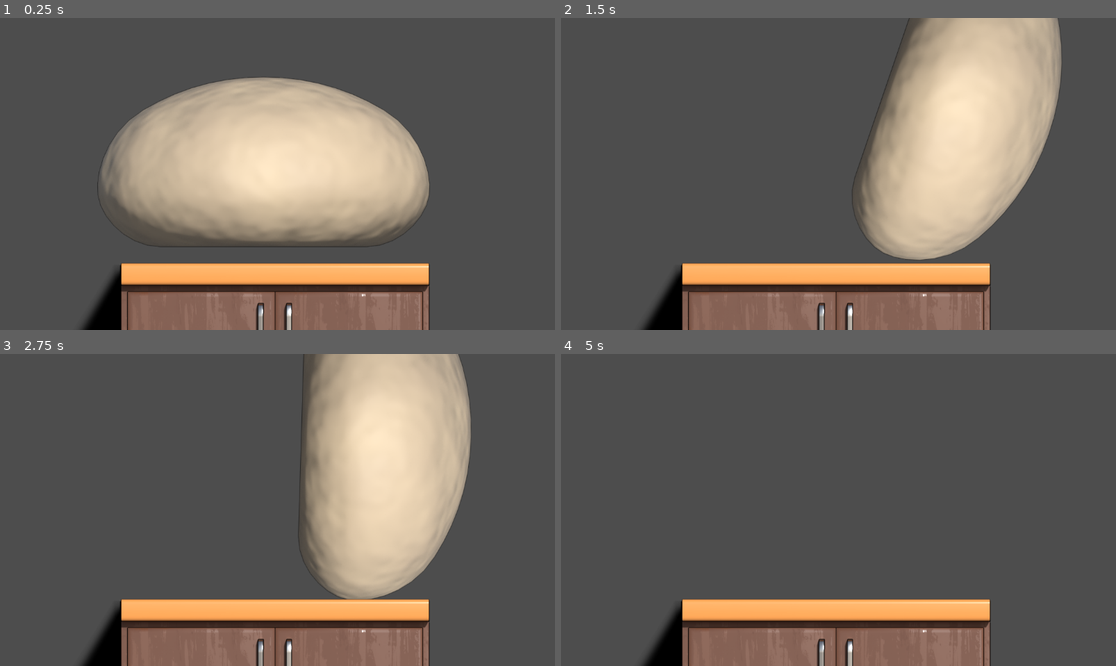
Above: before the commit, frames 1-4 (two rows, left to right).
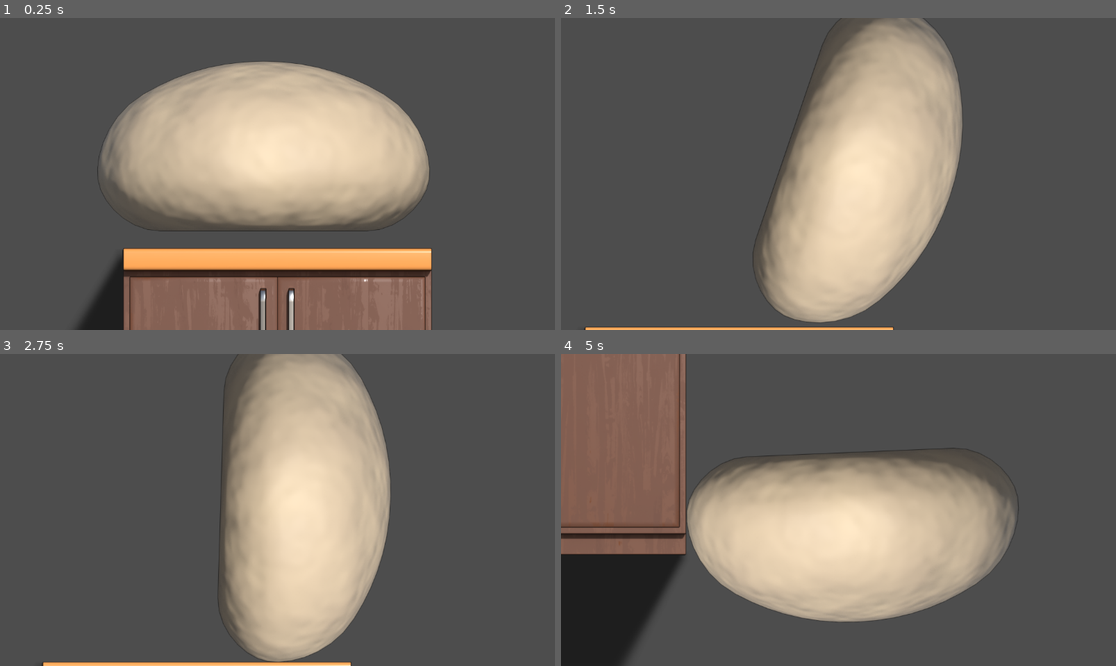
Above: after the commit, the same moments.

Repository: MichaelDLJones/Bread-Game
Game: Godot game, scene res://Scenes/game.tscn
The game is run twice, just before and just after one commit, with the same random seed, the same clock (stepped at 60 frames per second) and the same inputs.
Inputs (mouse positions are in pixels of both pictures, inside the frame that each line leads up to):
- Up to frame 1 (0.25 s): no input
- Up to frame 2 (1.5 s): tap Enter (ui_accept) at 0.5, 0.77 s; move the mouse to (960, 158) at 0.52 s; hold Right (ui_right) from 0.53 s (still down); click (960, 158) at 0.67 s; move the mouse to (727, 189) at 1.27 s
- Up to frame 3 (2.75 s): tap Enter (ui_accept) at 1.52 s; move the mouse to (333, 441) at 2.02 s; release Right (ui_right) at 2.03 s; hold Left (ui_left) from 2.03 s (still down)
- Up to frame 4 (5 s): move the mouse to (810, 572) at 2.77 s; release Left (ui_left) at 2.78 s; hold Right (ui_right) 2.78-4.28 s; click (810, 572) at 2.92 s; tap Enter (ui_accept) at 3.02, 3.77, 4.52 s; move the mouse to (1005, 556) at 3.52 s; move the mouse to (672, 463) at 4.27 s; hold Left (ui_left) from 4.28 s (still down)

The runs differ from the first frame. In frame 1, 21% of the frame differs, in the area x 15-78%, y 14-100%; in frame 2, 42%; in frame 3, 41%; in frame 4, 56%, in the area x 0-83%, y 0-100%.

Commit message:
Shadow Setup in game scene & Ceiling Cabinet

Diff:
--- /dev/null
+++ b/new-game-project/Prefabs/Cabinet_Ceiling.tscn
@@ -0,0 +1,30 @@
+[gd_scene load_steps=5 format=3 uid="uid://ckbg568ovr2ib"]
+
+[ext_resource type="Script" path="res://Scripts/shadow_script.gd" id="1_ubeh2"]
+[ext_resource type="Texture2D" uid="uid://bhlcafn4s8acx" path="res://Assets/Textures/T_Cabinet_Ceiling_Shadowmask.png" id="2_02jnx"]
+[ext_resource type="Texture2D" uid="uid://1xodg3ddlugy" path="res://Assets/Textures/T_Cabinet_Ceiling.png" id="3_0jc1y"]
+
+[sub_resource type="RectangleShape2D" id="RectangleShape2D_klg2n"]
+size = Vector2(642, 730)
+
+[node name="CabinetCeiling" type="Node2D" node_paths=PackedStringArray("target_shadow_Sprite")]
+script = ExtResource("1_ubeh2")
+target_shadow_Sprite = NodePath("Cabinet_Ceiling_Shadow")
+
+[node name="Cabinet_Ceiling_Shadow" type="Sprite2D" parent="."]
+z_index = 1
+position = Vector2(0, -219)
+texture = ExtResource("2_02jnx")
+
+[node name="Cabinet_Ceiling_StaticBody" type="StaticBody2D" parent="."]
+position = Vector2(0, -731)
+
+[node name="CollisionShape2D" type="CollisionShape2D" parent="Cabinet_Ceiling_StaticBody"]
+position = Vector2(0, 365)
+shape = SubResource("RectangleShape2D_klg2n")
+
+[node name="Cabinet_Ceiling_Sprite" type="Sprite2D" parent="Cabinet_Ceiling_StaticBody"]
+z_index = 2
+position = Vector2(0, 512)
+texture = ExtResource("3_0jc1y")
+region_rect = Rect2(191, 0, 643, 730)
--- a/new-game-project/Scenes/Asset_Test_Scene.tscn
+++ b/new-game-project/Scenes/Asset_Test_Scene.tscn
@@ -1,7 +1,8 @@
-[gd_scene load_steps=7 format=3 uid="uid://dt4w4akrs7j4k"]
+[gd_scene load_steps=8 format=3 uid="uid://dt4w4akrs7j4k"]
 
 [ext_resource type="Texture2D" uid="uid://b5c8ewyvvm3we" path="res://Assets/Textures/T_Background.png" id="1_5x5lf"]
 [ext_resource type="Texture2D" uid="uid://dhbk0kk0g0smp" path="res://Assets/Textures/T_Dough.png" id="4_nlly7"]
+[ext_resource type="PackedScene" uid="uid://ckbg568ovr2ib" path="res://Prefabs/Cabinet_Ceiling.tscn" id="6_phhgk"]
 [ext_resource type="Script" path="res://Scripts/camera_2d.gd" id="7_v4yq0"]
 [ext_resource type="Material" uid="uid://btp8coc7tkknn" path="res://Assets/Shaders/Shadow_Shader.tres" id="8_h3px7"]
 [ext_resource type="PackedScene" uid="uid://ccj6jsj2jhjmt" path="res://Prefabs/Cabinet_Floor.tscn" id="9_jcn7j"]
@@ -64,13 +65,14 @@
 grow_vertical = 2
 scale = Vector2(2, 2)
 texture = SubResource("ViewportTexture_x6ona")
+metadata/_edit_use_anchors_ = true
 
 [node name="CabinetFloor" parent="." instance=ExtResource("9_jcn7j")]
 position = Vector2(1824, 1315)
 target_viewport_path = NodePath("../Shadow_Container/ShadowViewport")
 
 [node name="Camera2D" type="Camera2D" parent="."]
-position = Vector2(626, 1143)
+position = Vector2(1705, 1193)
 zoom = Vector2(0.355, 0.355)
 script = ExtResource("7_v4yq0")
 shadow_camera_path = NodePath("../Shadow_Container/ShadowViewport/Shadow_Camera")
@@ -83,3 +85,11 @@
 [node name="CabinetFloor3" parent="." instance=ExtResource("9_jcn7j")]
 position = Vector2(2465, 1315)
 target_viewport_path = NodePath("../Shadow_Container/ShadowViewport")
+
+[node name="CabinetCeiling" parent="." instance=ExtResource("6_phhgk")]
+position = Vector2(1843, 854)
+target_viewport_path = NodePath("../Shadow_Container/ShadowViewport")
+
+[node name="CabinetCeiling2" parent="." instance=ExtResource("6_phhgk")]
+position = Vector2(2484, 854)
+target_viewport_path = NodePath("../Shadow_Container/ShadowViewport")
--- a/new-game-project/Scenes/game.tscn
+++ b/new-game-project/Scenes/game.tscn
@@ -1,14 +1,50 @@
-[gd_scene load_steps=3 format=3 uid="uid://dcj4t50b8s3ti"]
+[gd_scene load_steps=6 format=3 uid="uid://dcj4t50b8s3ti"]
 
-[ext_resource type="PackedScene" uid="uid://crodb6x8shufn" path="res://Scenes/player.tscn" id="1_oxx6r"]
-[ext_resource type="PackedScene" uid="uid://dmo83ew26svqp" path="res://Scenes/cabfloor.tscn" id="2_dnekg"]
+[ext_resource type="PackedScene" uid="uid://oi5t4alxf7u2" path="res://Scenes/player.tscn" id="1_oxx6r"]
+[ext_resource type="Script" path="res://Scripts/camera_2d.gd" id="2_0whpv"]
+[ext_resource type="PackedScene" uid="uid://ccj6jsj2jhjmt" path="res://Prefabs/Cabinet_Floor.tscn" id="2_hbprv"]
+[ext_resource type="Material" uid="uid://btp8coc7tkknn" path="res://Assets/Shaders/Shadow_Shader.tres" id="4_33kly"]
+
+[sub_resource type="ViewportTexture" id="ViewportTexture_te4ws"]
+viewport_path = NodePath("Shadow_Container/ShadowViewport")
 
 [node name="Game" type="Node2D"]
 
 [node name="Player" parent="." instance=ExtResource("1_oxx6r")]
 position = Vector2(-29, -43)
 
-[node name="Camera2D" type="Camera2D" parent="."]
+[node name="Camera2D" type="Camera2D" parent="Player"]
+position = Vector2(29, 43)
+script = ExtResource("2_0whpv")
+shadow_camera_path = NodePath("../../Shadow_Container/ShadowViewport/Shadow_Camera")
+shadow_render_path = NodePath("../../Shadow_Container/Shadow_Render")
 
-[node name="StaticBody2D" parent="." instance=ExtResource("2_dnekg")]
-position = Vector2(-5, 699)
+[node name="CabinetFloor" parent="." instance=ExtResource("2_hbprv")]
+position = Vector2(0, 187)
+target_viewport_path = NodePath("../Shadow_Container/ShadowViewport")
+
+[node name="Shadow_Container" type="Node2D" parent="."]
+
+[node name="ShadowViewport" type="SubViewport" parent="Shadow_Container"]
+transparent_bg = true
+size = Vector2i(2048, 2048)
+render_target_update_mode = 4
+
+[node name="Shadow_Camera" type="Camera2D" parent="Shadow_Container/ShadowViewport"]
+
+[node name="Shadow_Render" type="TextureRect" parent="Shadow_Container"]
+z_index = 1
+z_as_relative = false
+material = ExtResource("4_33kly")
+anchors_preset = 8
+anchor_left = 0.5
+anchor_top = 0.5
+anchor_right = 0.5
+anchor_bottom = 0.5
+offset_right = 2048.0
+offset_bottom = 2048.0
+grow_horizontal = 2
+grow_vertical = 2
+scale = Vector2(2, 2)
+texture = SubResource("ViewportTexture_te4ws")
+metadata/_edit_use_anchors_ = true
Renamed: new-game-project/Assets/Textures/T_Cabinet_Wall.png -> new-game-project/Assets/Textures/T_Cabinet_Ceiling.png
Not shown, changed: new-game-project/Assets/Textures/T_Cabinet_Ceiling.png.import
Renamed: new-game-project/Assets/Textures/T_Cabinet_Wall_Shadowmask.png -> new-game-project/Assets/Textures/T_Cabinet_Ceiling_Shadowmask.png
Not shown, changed: new-game-project/Assets/Textures/T_Cabinet_Ceiling_Shadowmask.png.import
